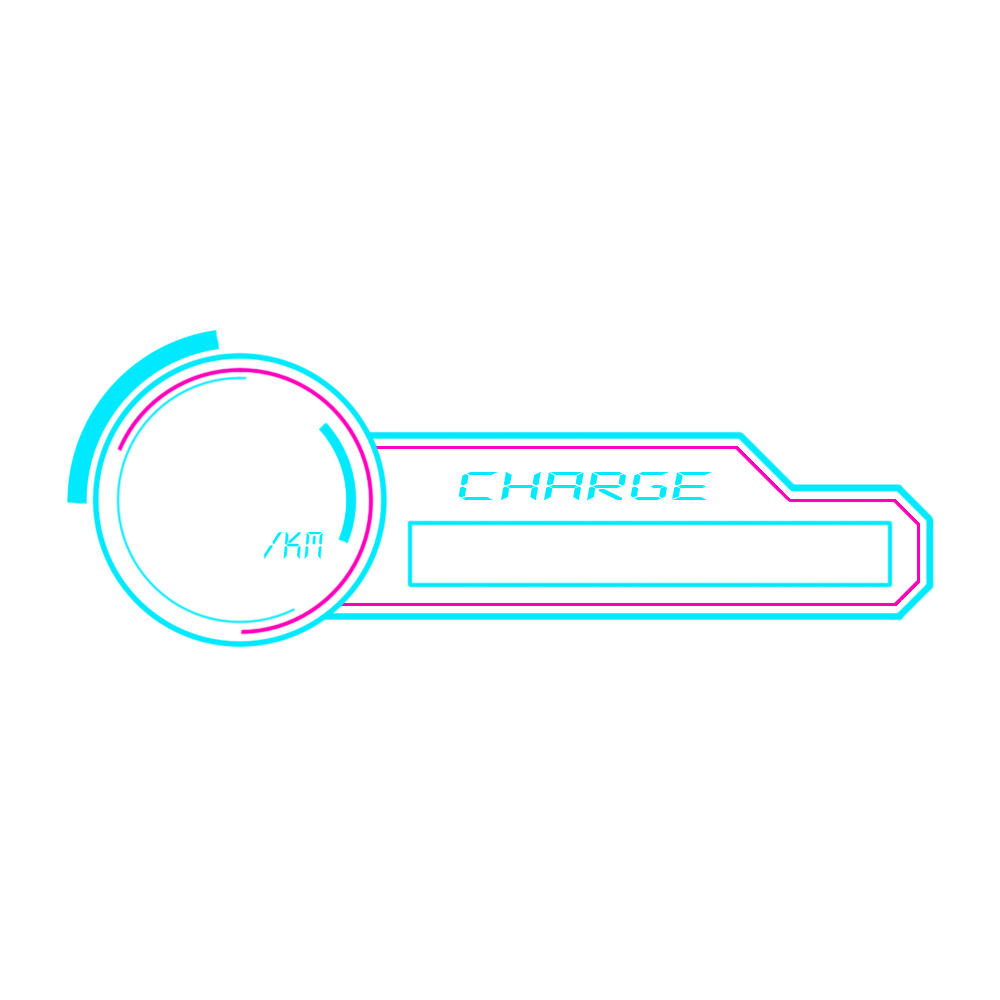
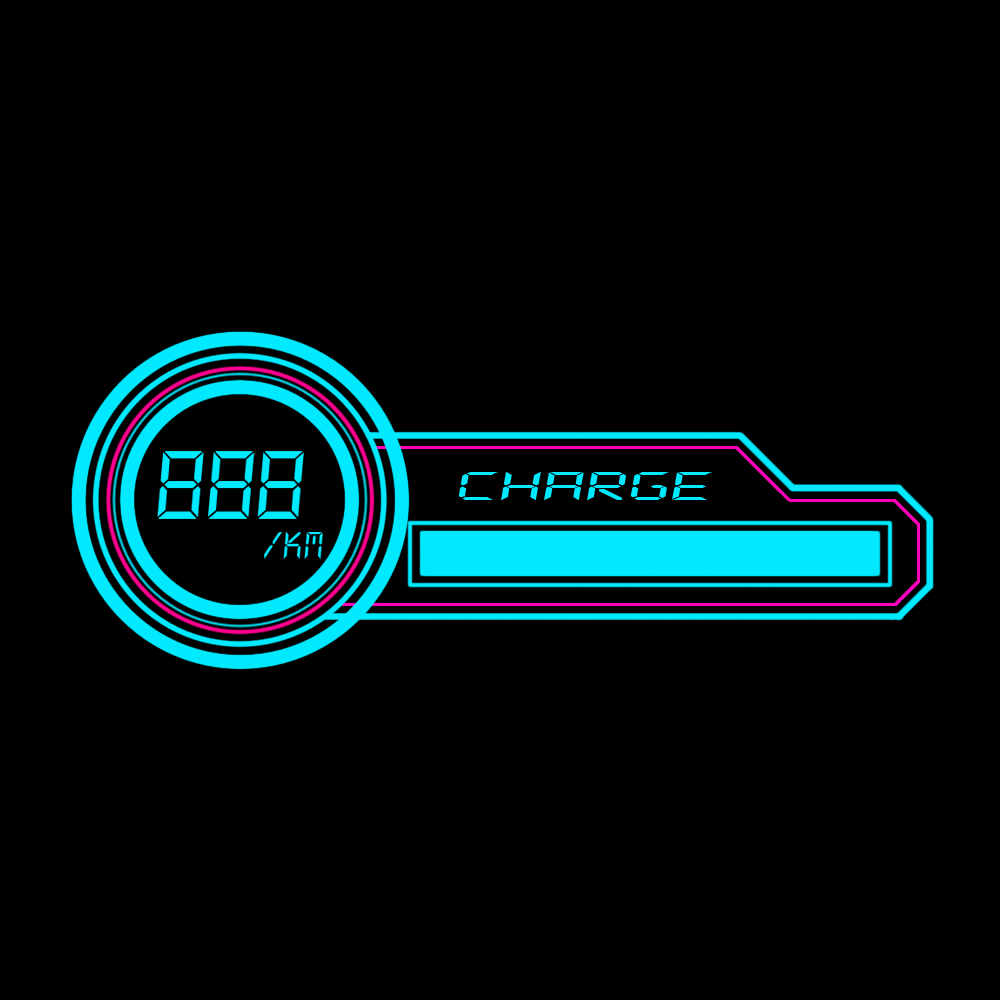
Layer changes from the first 1000 x 1000 image to the second:
removed layer "太〇2" over [318, 422, 357, 545]
removed layer "太〇" over [66, 329, 220, 505]
removed layer "中〇" over [116, 375, 297, 625]
removed layer "ピンク中〇" over [116, 367, 374, 635]
added layer "レイヤー 4" above "レイヤー 3" over [71, 331, 410, 670]
added layer "レイヤー 3" above "レイヤー 2" over [119, 379, 360, 620]
added layer "レイヤー 2" above "レイヤー 1" over [111, 371, 369, 629]
added layer "レイヤー 1" above "〇" over [105, 365, 375, 635]
painted on "〇" over [112, 442, 126, 511]
removed layer "ピンク枠" over [371, 444, 377, 450]
showed "ゲージ中身" over [419, 530, 881, 577]
showed "888" over [157, 451, 304, 519]
showed "背景" over [0, 0, 1000, 1000]
